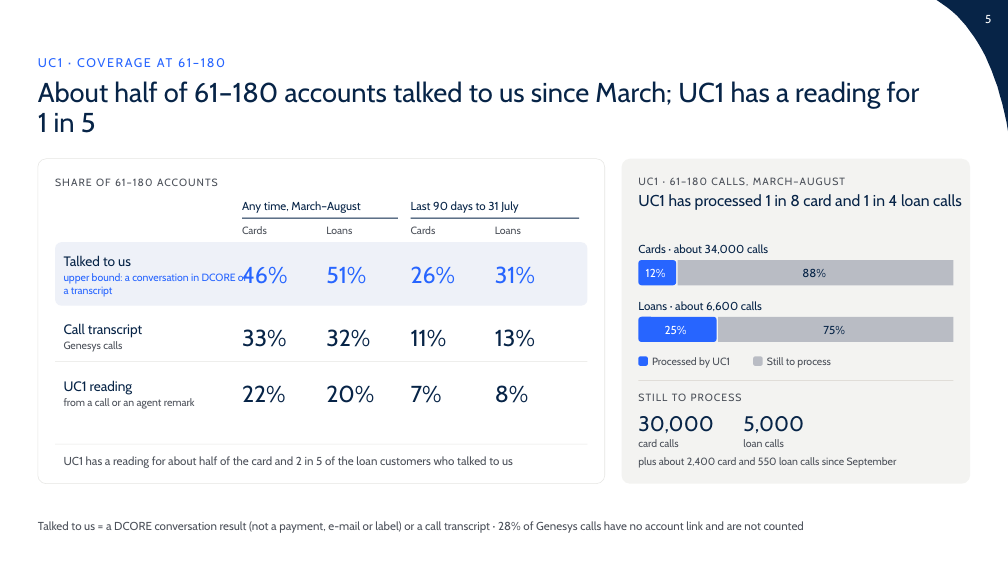
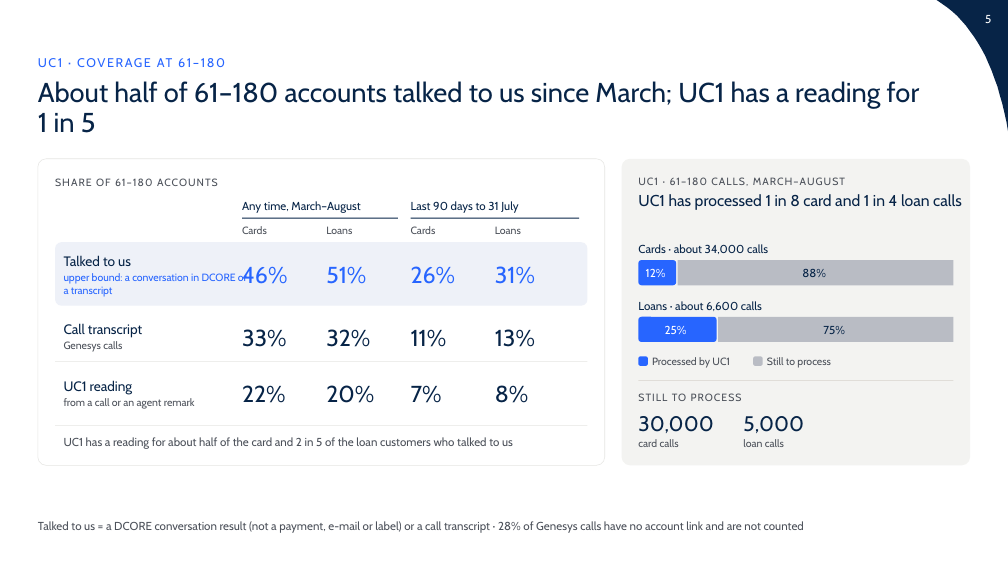
Before and after one commit to balsapka/Collections, a slide deck: slide 5 of docs/presentation/grr_uc1_pilot_deck/grr_uc1_pilot_deck.pptx. Drawn at 1008x567 pixels with LibreOffice and Linux fonts; fonts in the diff are those of the drawing. Boxes give left, top, right and bottom in pixels: in the first picture for what was removed or moved away, otherwise in the second. Text is boxed around its words. In the diff, an @@ line names an element or a change of style, - is before the commit and + after.

```diff
--- a/docs/presentation/grr_uc1_pilot_deck/grr_uc1_pilot_deck.pptx
+++ b/docs/presentation/grr_uc1_pilot_deck/grr_uc1_pilot_deck.pptx
@@ rounded rectangle: place and size @@
-rounded rectangle at [38, 159, 605, 484]
+rounded rectangle at [38, 159, 605, 466]
@@ rounded rectangle at [38, 159, 605, 466]: proportions changed @@
@@ rounded rectangle at [622, 159, 970, 466]: proportions changed @@
@@ rounded rectangle: place and size @@
-rounded rectangle at [622, 159, 970, 484]
+rounded rectangle at [622, 159, 970, 466]
@@ rectangle: place and size @@
-rectangle at [55, 444, 588, 445]
+rectangle at [55, 426, 588, 426]
@@ text "UC1 has a reading for ...": place and size @@
-text "UC1 has a reading for ..." at [64, 456, 513, 468]
+text "UC1 has a reading for ..." at [64, 437, 513, 449]
@@ text removed at [638, 457, 897, 468] @@
-plus about 2,400 card and 550 loan calls since September
```
Also in this commit, not shown: 2 other files.
